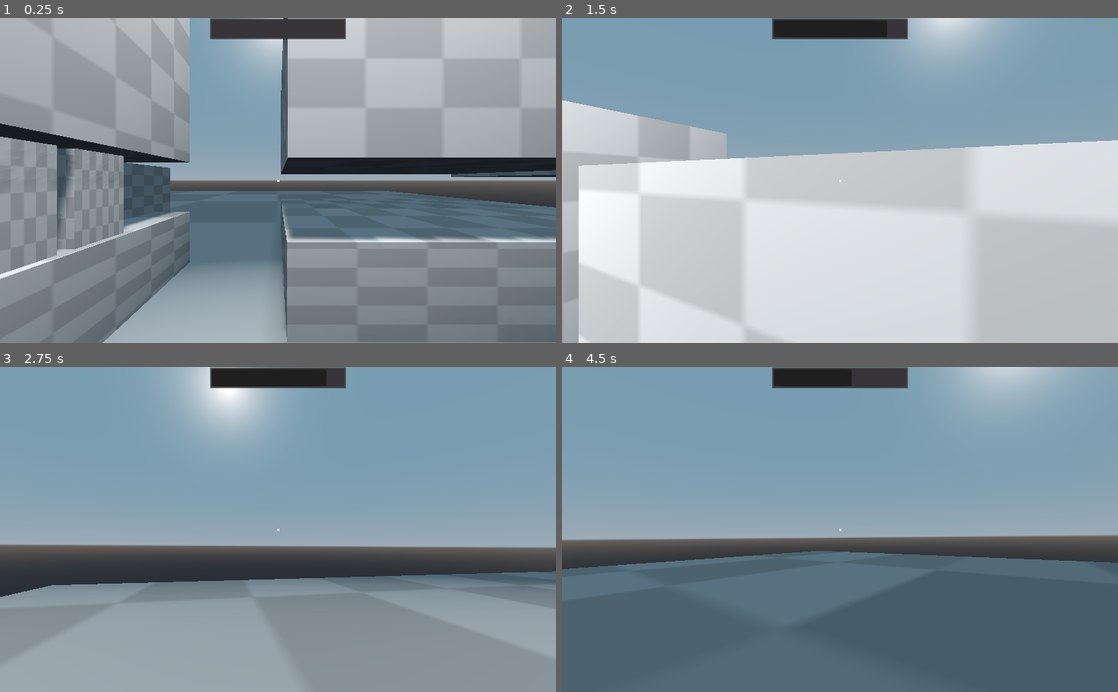
Above: before the commit, frames 1-4 (two rows, left to right).
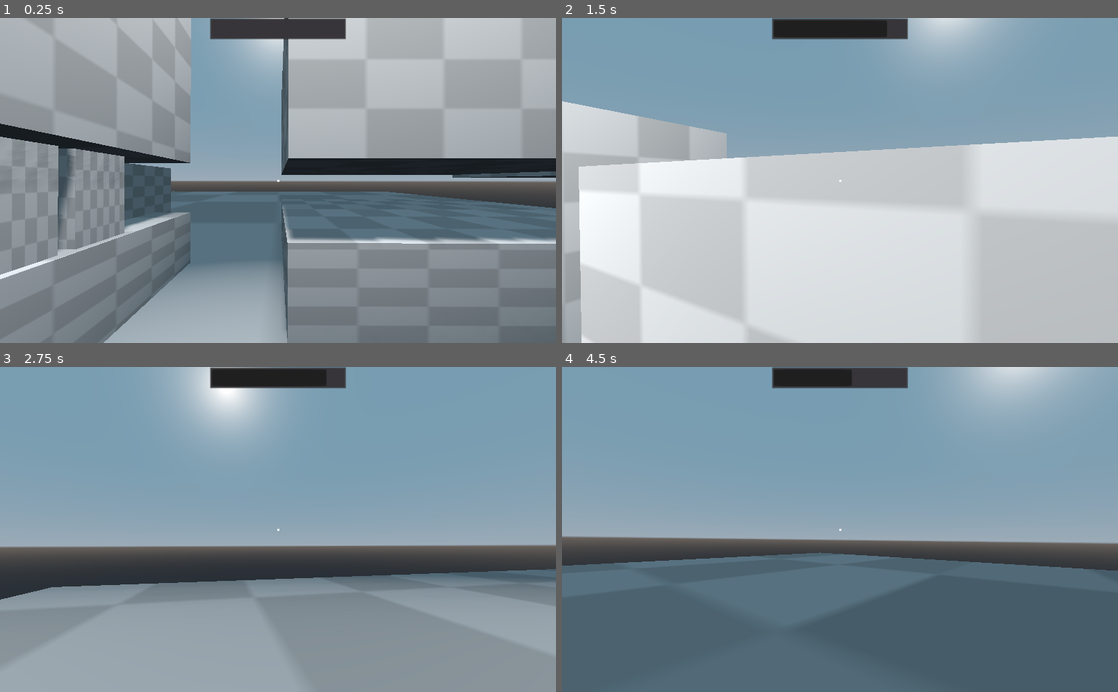
Above: after the commit, the same moments.

Repository: awnagel/Godot-Thief-Controller
Game: Godot game, scene res://scenes/Demo.tscn
The game is run twice, just before and just after one commit, with the same random seed, the same clock (stepped at 60 frames per second) and the same inputs. After the commit the project has no main scene; this scene is started directly in both runs.
Inputs (mouse positions are in pixels of both pictures, inside the frame that each line leads up to):
- Up to frame 1 (0.25 s): no input
- Up to frame 2 (1.5 s): move the mouse to (867, 180) at 0.52 s; hold W (forward) from 0.53 s (still down); tap Space (clamber) at 0.6, 1.35 s; move the mouse to (812, 180) at 1.27 s
- Up to frame 3 (2.75 s): keep holding W (forward); move the mouse to (289, 523) at 2.02 s; hold Ctrl (crouch) from 2.03 s (still down); tap Space (clamber) at 2.3 s
- Up to frame 4 (4.5 s): keep holding W (forward); move the mouse to (834, 536) at 2.77 s; release Ctrl (crouch) at 2.78 s; tap E (lean) at 2.85 s; tap Space (clamber) at 3.05, 3.8 s; move the mouse to (878, 532) at 3.52 s; press the mouse at (878, 532) at 3.53 s; move the mouse to (795, 526) at 4.27 s; release the mouse at (795, 526) at 4.28 s; right-click (795, 526) at 4.35 s

The runs differ from the first frame. In frame 1, 1.7% of the frame differs, in the area x 0-100%, y 0-100%; in frame 2, 0.7%; in frame 3, 0.9%; in frame 4, 2.3%, in the area x 0-100%, y 51-63%.

Commit message:
Crouch no longer plays landing. Added camera shake.

Diff:
--- a/prefabs/LightDetector.tscn
+++ b/prefabs/LightDetector.tscn
@@ -1,7 +1,9 @@
 [gd_scene load_steps=3 format=2]
 
 [ext_resource path="res://models/octahedron.tres" type="ArrayMesh" id=1]
-[ext_resource path="res://scripts/Player/light_detector.gd" type="Script" id=2]
+[ext_resource path="res://scripts/player/light_detector.gd" type="Script" id=2]
+
+
 
 
 
--- a/prefabs/Player.tscn
+++ b/prefabs/Player.tscn
@@ -1,9 +1,10 @@
-[gd_scene load_steps=6 format=2]
+[gd_scene load_steps=7 format=2]
 
-[ext_resource path="res://scripts/Player/player.gd" type="Script" id=1]
+[ext_resource path="res://scripts/player/player.gd" type="Script" id=1]
 [ext_resource path="res://prefabs/LightDetector.tscn" type="PackedScene" id=2]
-[ext_resource path="res://scripts/Player/player_audio.gd" type="Script" id=3]
-[ext_resource path="res://scripts/Player/player_sound_emitter.gd" type="Script" id=4]
+[ext_resource path="res://scripts/player/player_audio.gd" type="Script" id=3]
+[ext_resource path="res://scripts/player/player_sound_emitter.gd" type="Script" id=4]
+[ext_resource path="res://scripts/player/player_camera.gd" type="Script" id=5]
 
 [sub_resource type="CapsuleShape" id=1]
 
@@ -25,6 +26,8 @@
 transform = Transform( 4, 0, 0, 0, 4, 0, 0, 0, 3.84615, 0, 2.2, -0.345 )
 cull_mask = 1048573
 current = true
+script = ExtResource( 5 )
+maxRoll = 10.0
 
 [node name="CanvasLayer" type="CanvasLayer" parent="Camera"]
 
--- a/project.godot
+++ b/project.godot
@@ -12,40 +12,45 @@
 "base": "Object",
 "class": "ClamberManager",
 "language": "GDScript",
-"path": "res://scripts/Player/clamber_manager.gd"
+"path": "res://scripts/player/clamber_manager.gd"
 }, {
 "base": "Spatial",
 "class": "LightDetector",
 "language": "GDScript",
-"path": "res://scripts/Player/light_detector.gd"
+"path": "res://scripts/player/light_detector.gd"
 }, {
 "base": "KinematicBody",
 "class": "Player",
 "language": "GDScript",
-"path": "res://scripts/Player/player.gd"
+"path": "res://scripts/player/player.gd"
 }, {
 "base": "AudioStreamPlayer",
 "class": "PlayerAudio",
 "language": "GDScript",
-"path": "res://scripts/Player/player_audio.gd"
+"path": "res://scripts/player/player_audio.gd"
 }, {
 "base": "Area",
 "class": "PlayerSoundEmitter",
 "language": "GDScript",
-"path": "res://scripts/Player/player_sound_emitter.gd"
+"path": "res://scripts/player/player_sound_emitter.gd"
+}, {
+"base": "Camera",
+"class": "ShakeCamera",
+"language": "GDScript",
+"path": "res://scripts/player/player_camera.gd"
 } ]
 _global_script_class_icons={
 "ClamberManager": "",
 "LightDetector": "",
 "Player": "",
 "PlayerAudio": "",
-"PlayerSoundEmitter": ""
+"PlayerSoundEmitter": "",
+"ShakeCamera": ""
 }
 
 [application]
 
 config/name="ThiefLike"
-run/main_scene="res://scenes/Demo.tscn"
 config/icon="res://icon.png"
 
 [input]
--- a/scripts/Player/player.gd
+++ b/scripts/player/player.gd
@@ -46,7 +46,7 @@
 var _jumping : bool = false
 var _bob_time : float = 0.0
 
-onready var _camera : Camera = $Camera
+onready var _camera : ShakeCamera = $Camera
 onready var _collider : CollisionShape = $Collider
 onready var _light_indicator : ProgressBar = $Camera/CanvasLayer/LightIndicator
 onready var _surface_detector : RayCast = $SurfaceDetector
@@ -76,6 +76,7 @@
 		rotation_degrees.y -= event.relative.x * mouse_sens
 		_camera.rotation_degrees.x -= event.relative.y * mouse_sens
 		_camera.rotation_degrees.x = clamp(_camera.rotation_degrees.x, -90, 90)
+		_camera._camera_rotation_reset = _camera.rotation_degrees
 
 
 func _physics_process(delta) -> void:
@@ -196,8 +197,9 @@
 	velocity = move_and_slide((velocity * speed_mod) + get_floor_velocity(),
 			Vector3.UP, true, 4, PI, false)
 
-	if is_on_floor() and !grounded:
+	if is_on_floor() and !grounded and state != State.STATE_CROUCHING:
 		_audio_player.play_land_sound()
+		_camera.add_stress(0.35)
 
 	grounded = is_on_floor()
 
@@ -354,3 +356,4 @@
 func _throw(throw_force : float = 10.0) -> void:
 	var d = -_camera.global_transform.basis.z.normalized()
 	drag_object.apply_central_impulse(d * throw_force)
+	_camera.add_stress(0.2)
--- /dev/null
+++ b/scripts/player/player_camera.gd
@@ -0,0 +1,49 @@
+class_name ShakeCamera
+extends Camera
+
+export var maxYaw : float = 25.0
+export var maxPitch : float = 25.0
+export var maxRoll : float = 25.0
+export var shakeReduction : float = 1.0
+
+var stress : float = 0.0
+var shake : float = 0.0
+
+var _camera_rotation_reset : Vector3 = Vector3()
+
+# TODO: Add in some sort of rotation reset.
+func _process(_delta):
+	if stress == 0.0:
+		_camera_rotation_reset = rotation_degrees
+
+	rotation_degrees = _processshake(_camera_rotation_reset, _delta)
+
+
+func _processshake(angle_center : Vector3, delta : float) -> Vector3:
+	shake = stress * stress
+
+	stress -= (shakeReduction / 100.0)
+	stress = clamp(stress, 0.0, 1.0)
+
+	var newRotate = Vector3()
+	newRotate.x = maxYaw * shake * _get_noise(randi(), delta)
+	newRotate.y = maxPitch * shake * _get_noise(randi(), delta + 1.0)
+	newRotate.z = maxRoll * shake * _get_noise(randi(), delta + 2.0)
+
+	return angle_center + newRotate
+
+
+func _get_noise(noise_seed : float, time : float) -> float:
+	var n = OpenSimplexNoise.new()
+
+	n.seed = noise_seed
+	n.octaves = 4
+	n.period = 20.0
+	n.persistence = 0.8
+
+	return n.get_noise_1d(time)
+
+
+func add_stress(amount : float) -> void:
+	stress += amount
+	stress = clamp(stress, 0.0, 1.0)
Renamed: scripts/Player/clamber_manager.gd -> scripts/player/clamber_manager.gd
Renamed: scripts/Player/light_detector.gd -> scripts/player/light_detector.gd
Renamed: scripts/Player/player_audio.gd -> scripts/player/player_audio.gd
Renamed: scripts/Player/player_sound_emitter.gd -> scripts/player/player_sound_emitter.gd
